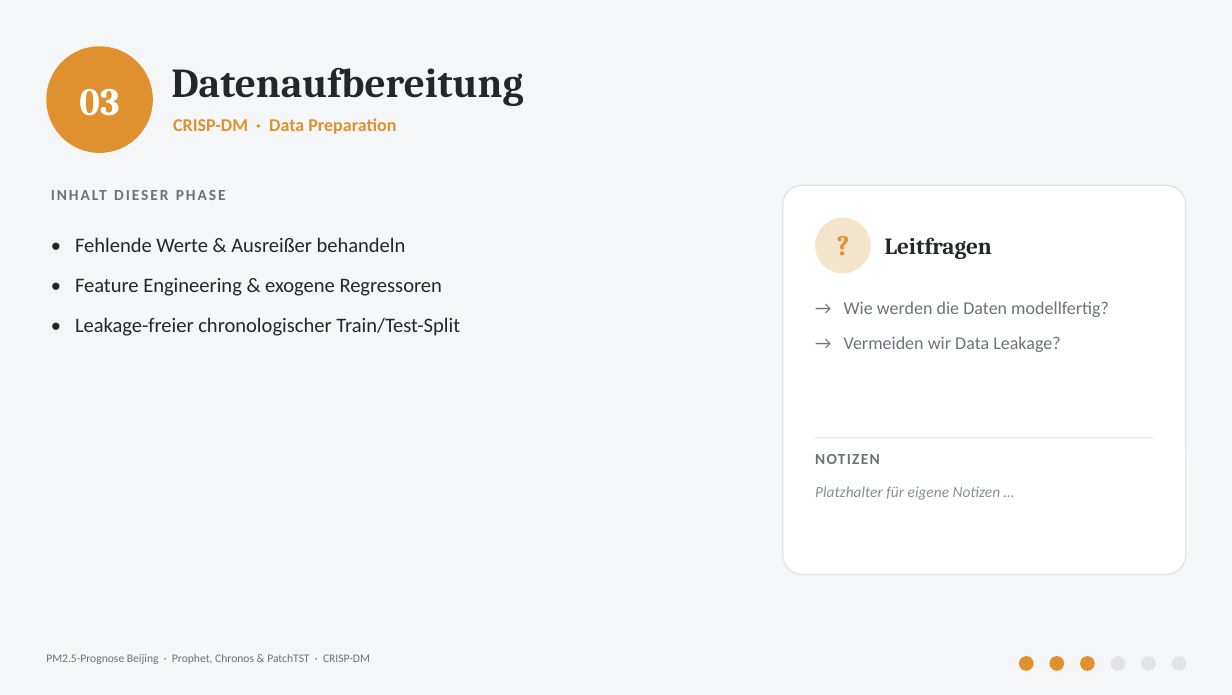
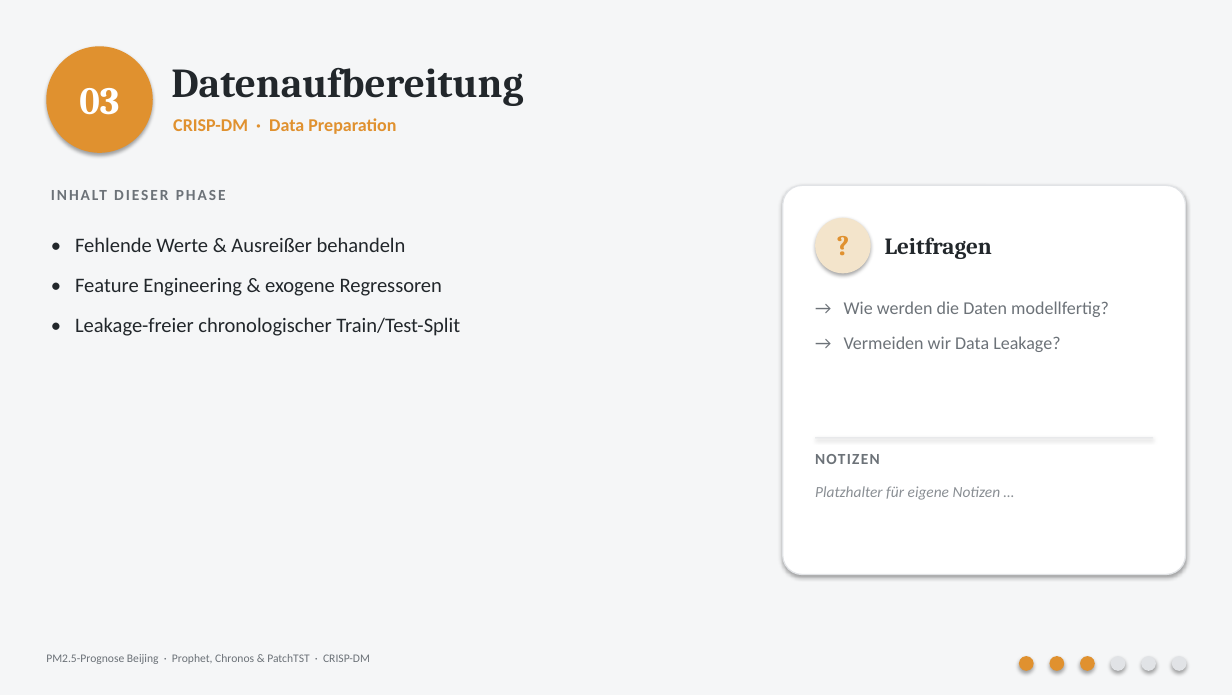
Before and after one commit to KaiSteffen/Business-Prognosis, a slide deck: slide 5 of Capstone Projekt/presentation/Luftverschmutzung in Bejing.pptx. Drawn at 1232x695 pixels with LibreOffice and Linux fonts; fonts in the diff are those of the drawing. Boxes give left, top, right and bottom in pixels: in the first picture for what was removed or moved away, otherwise in the second. Text is boxed around its words. In the diff, an @@ line names an element or a change of style, - is before the commit and + after.

```diff
--- a/Capstone Projekt/presentation/Luftverschmutzung in Bejing.pptx
+++ b/Capstone Projekt/presentation/Luftverschmutzung in Bejing.pptx
@@ shadow on in 11 elements at [0,0,1232,695], [46,46,153,153], [783,185,1186,574], [815,218,871,273], [815,437,1153,438], [1019,656,1034,671], [1050,656,1064,671], [1080,656,1095,671], [1111,656,1125,671], [1141,656,1156,671], [1172,656,1187,671] @@
```
Also in this commit, not shown: 8 other slides changed, 6 slides added.
